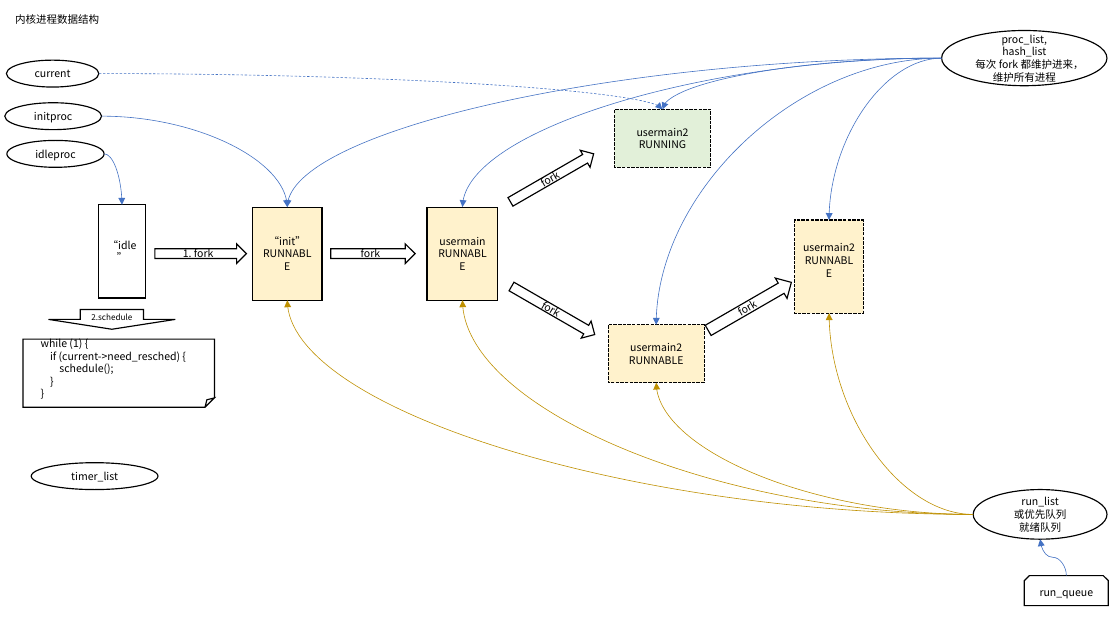
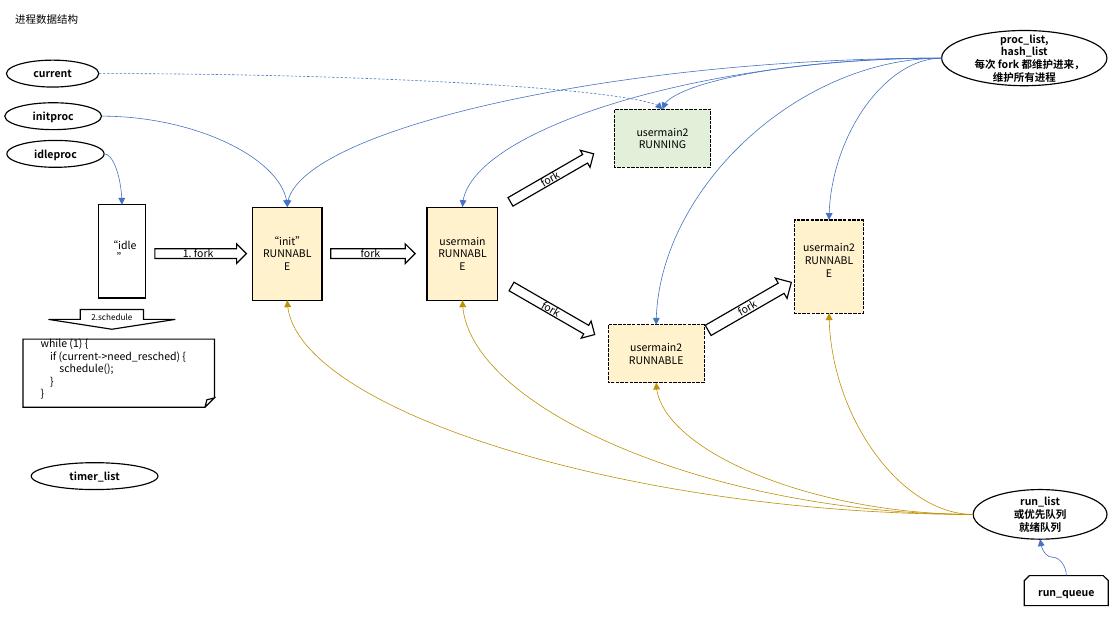
Before and after one commit to libinyl/lcore, a slide deck: slide 4 of 进程.pptx (slide 3 before the commit). Drawn at 1120x630 pixels with LibreOffice and Linux fonts; fonts in the diff are those of the drawing. Boxes give left, top, right and bottom in pixels: in the first picture for what was removed or moved away, otherwise in the second. Text is boxed around its words. In the diff, an @@ line names an element or a change of style, - is before the commit and + after.

```diff
--- a/进程.pptx
+++ b/进程.pptx
@@ text at [15,14,78,24]: text changed @@
-内核进程数据结构
+进程数据结构
@@ bold on in 7 elements at [7,140,104,167], [5,103,102,129], [942,30,1107,86], [7,60,99,87], [31,463,158,490], [974,490,1107,539], [1024,576,1108,606] @@
```
Also in this commit, not shown: 1 slide added, 33 other files.
